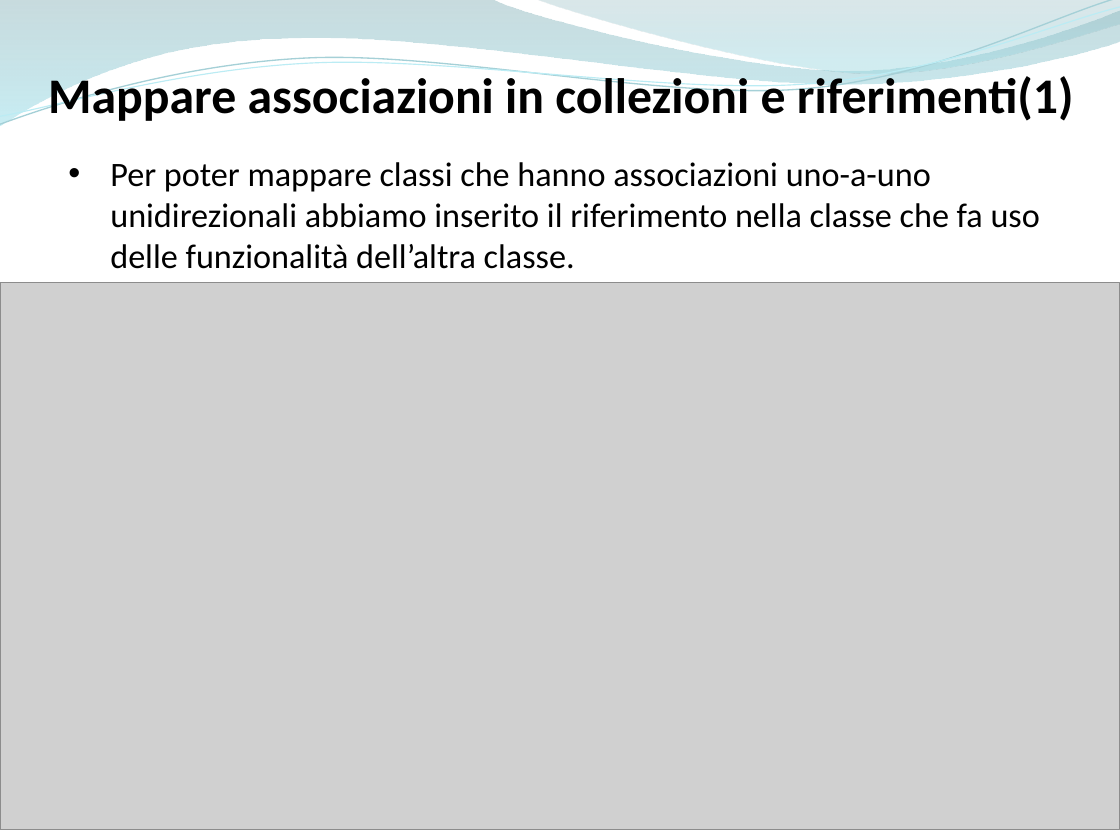
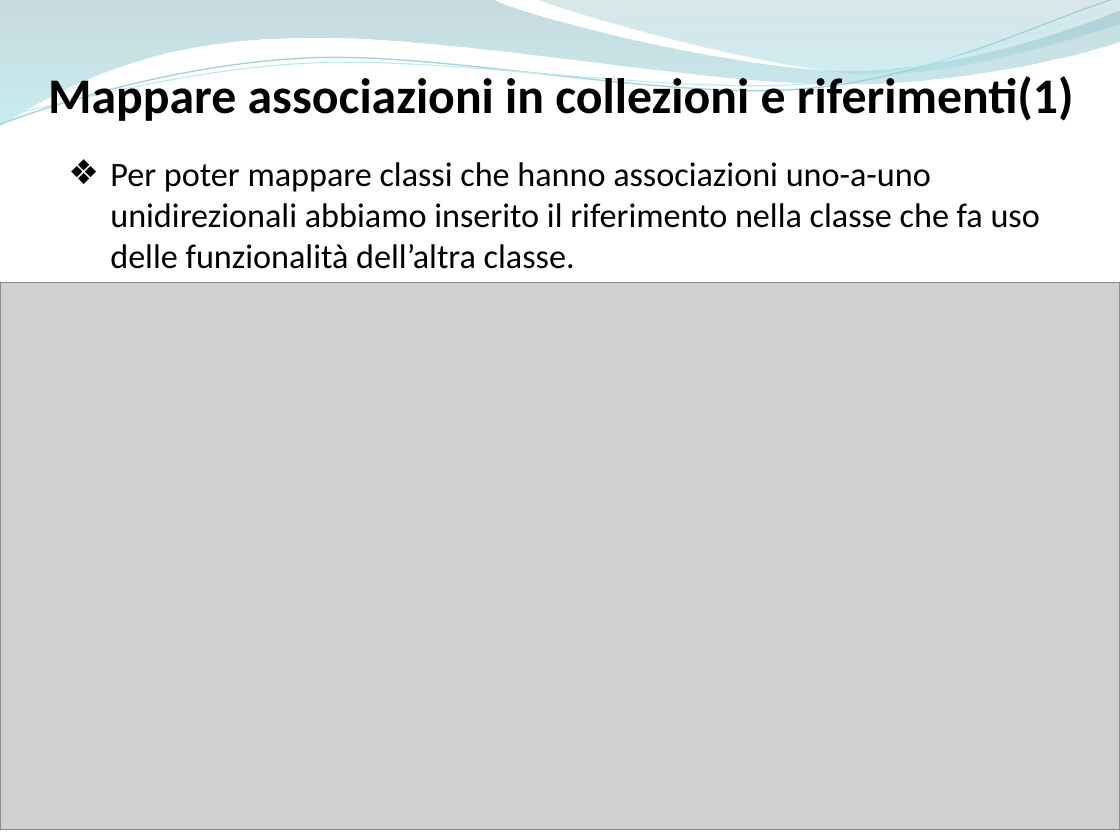
Before and after one commit to ammirate/at-silo, a slide deck: slide 4 of Presentazione/Atsilo2/Luigi/Luigi_PresentazioneFinale.pptx. Drawn at 1120x840 pixels with LibreOffice and Linux fonts; fonts in the diff are those of the drawing; grey boxes stand for pictures. Boxes give left, top, right and bottom in pixels: in the first picture for what was removed or moved away, otherwise in the second. Text is boxed around its words. In the diff, an @@ line names an element or a change of style, - is before the commit and + after.

```diff
--- a/Presentazione/Atsilo2/Luigi/Luigi_PresentazioneFinale.pptx
+++ b/Presentazione/Atsilo2/Luigi/Luigi_PresentazioneFinale.pptx
@@ text "Per poter mappare classi che ..." at (110, 162, 1040, 269): bullet • to ❖ @@
```
Also in this commit, not shown: 8 other slides changed.
